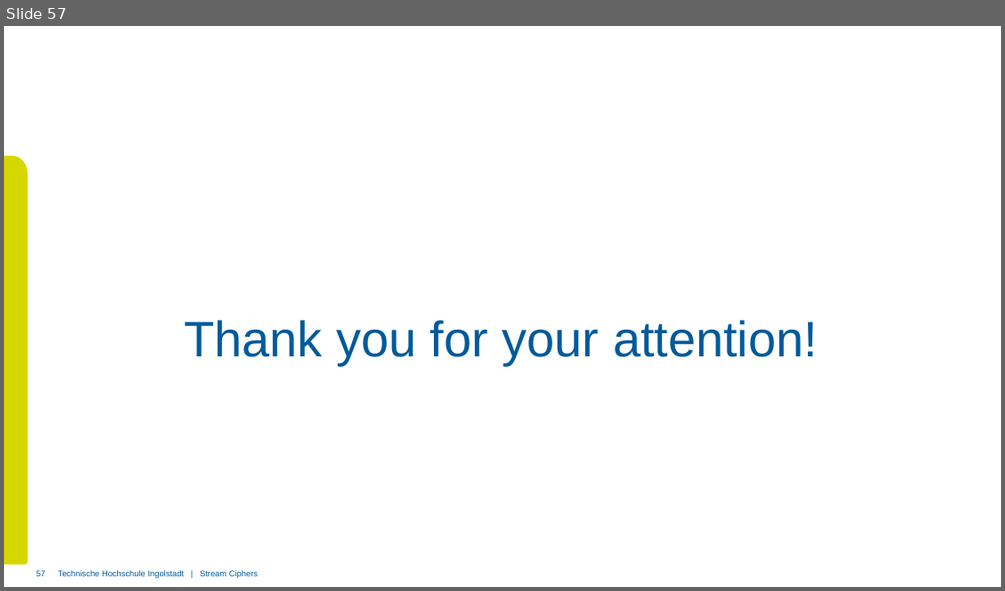
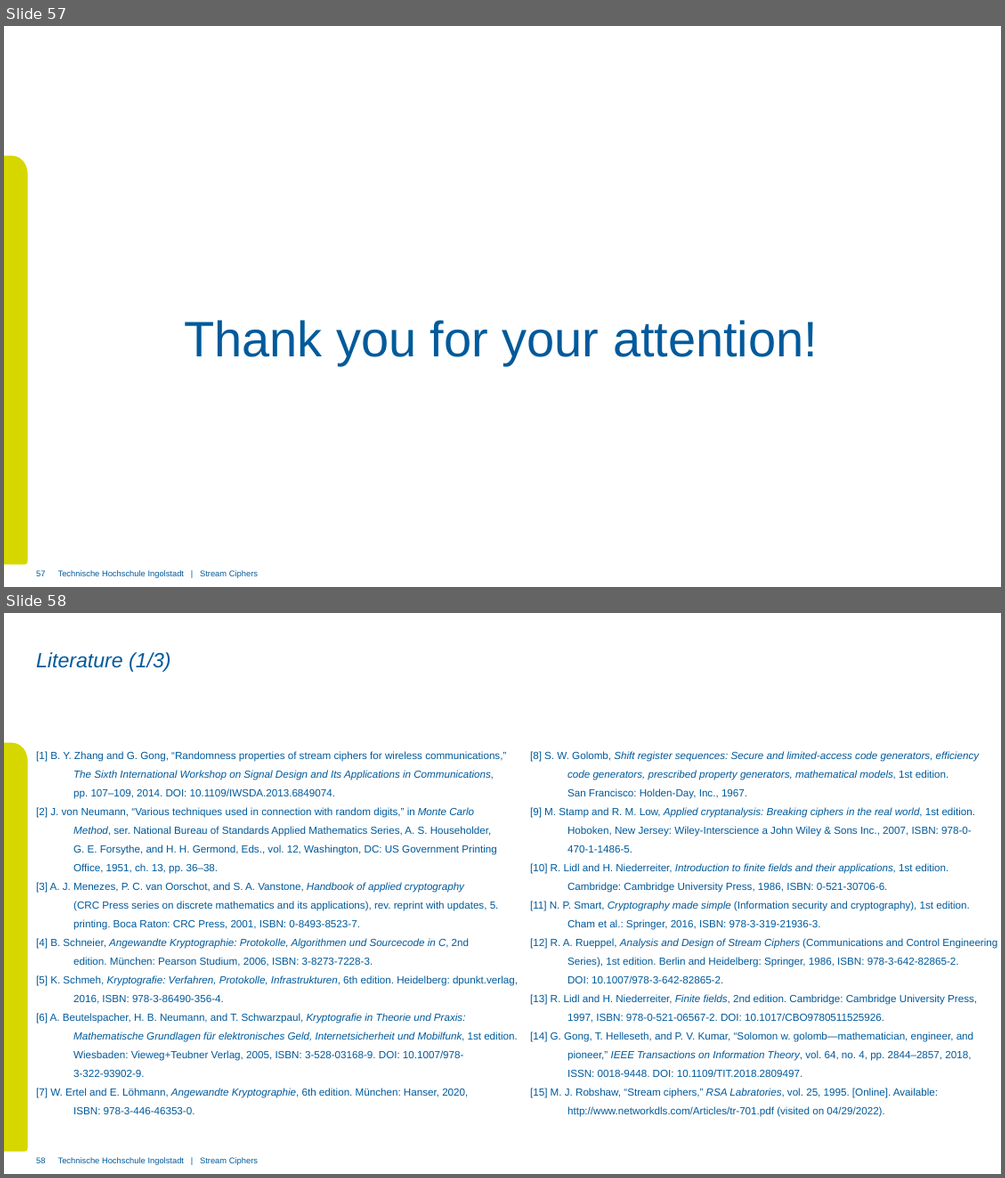
Before and after one commit to xThale/crypto-stream-ciphers, a slide deck: Präsentation/Merged Presentation.pptx. Shown one above the other, each under a label of ours: slide 57 before the commit, slides 57 and 58 after it. The pictures are 1005x591 and 1005x1178 pixels, drawn with LibreOffice and Linux fonts; fonts in the diff are those of the drawing; background and template pictures are left out. Boxes give left, top, right and bottom in pixels: in the first picture for what was removed or moved away, otherwise in the second. Text is boxed around its words. In the diff, an @@ line names an element or a change of style, - is before the commit and + after.

```diff
--- a/Präsentation/Merged Presentation.pptx
+++ b/Präsentation/Merged Presentation.pptx
@@ slide 58 added at (4,613,1001,1174), background #FFFFFF; not listed: 2 template elements that a slide beside it also shows @@
@@ title added at (36,652,170,672), 19.8 pt, text #005A9B, italic @@
+Literature (1/3)
@@ text added at (36,751,518,1114), 10 pt, text #005A9B @@
+[1] B. Y. Zhang and G. Gong, “Randomness properties of stream ciphers for wireless communications,”
+The Sixth International Workshop on Signal Design and Its Applications in Communications,
+pp. 107–109, 2014. DOI: 10.1109/IWSDA.2013.6849074.
+[2] J. von Neumann, “Various techniques used in connection with random digits,” in Monte Carlo
+Method, ser. National Bureau of Standards Applied Mathematics Series, A. S. Householder,
+G. E. Forsythe, and H. H. Germond, Eds., vol. 12, Washington, DC: US Government Printing
+Office, 1951, ch. 13, pp. 36–38.
+[3] A. J. Menezes, P. C. van Oorschot, and S. A. Vanstone, Handbook of applied cryptography
+(CRC Press series on discrete mathematics and its applications), rev. reprint with updates, 5.
+printing. Boca Raton: CRC Press, 2001, ISBN: 0-8493-8523-7.
+[4] B. Schneier, Angewandte Kryptographie: Protokolle, Algorithmen und Sourcecode in C, 2nd
+edition. München: Pearson Studium, 2006, ISBN: 3-8273-7228-3.
+[5] K. Schmeh, Kryptografie: Verfahren, Protokolle, Infrastrukturen, 6th edition. Heidelberg: dpunkt.verlag,
+2016, ISBN: 978-3-86490-356-4.
+[6] A. Beutelspacher, H. B. Neumann, and T. Schwarzpaul, Kryptografie in Theorie und Praxis:
+Mathematische Grundlagen für elektronisches Geld, Internetsicherheit und Mobilfunk, 1st edition.
+Wiesbaden: Vieweg+Teubner Verlag, 2005, ISBN: 3-528-03168-9. DOI: 10.1007/978-
+3-322-93902-9.
+[7] W. Ertel and E. Löhmann, Angewandte Kryptographie, 6th edition. München: Hanser, 2020,
+ISBN: 978-3-446-46353-0.
@@ text added at (530,770,997,1117), 10 pt, text #005A9B @@
+[8] S. W. Golomb, Shift register sequences: Secure and limited-access code generators, efficiency
+code generators, prescribed property generators, mathematical models, 1st edition.
+San Francisco: Holden-Day, Inc., 1967.
+[9] M. Stamp and R. M. Low, Applied cryptanalysis: Breaking ciphers in the real world, 1st edition.
+Hoboken, New Jersey: Wiley-Interscience a John Wiley & Sons Inc., 2007, ISBN: 978-0-
+470-1-1486-5.
+[10] R. Lidl and H. Niederreiter, Introduction to finite fields and their applications, 1st edition.
+Cambridge: Cambridge University Press, 1986, ISBN: 0-521-30706-6.
+[11] N. P. Smart, Cryptography made simple (Information security and cryptography), 1st edition.
+Cham et al.: Springer, 2016, ISBN: 978-3-319-21936-3.
+[12] R. A. Rueppel, Analysis and Design of Stream Ciphers (Communications and Control Engineering
+Series), 1st edition. Berlin and Heidelberg: Springer, 1986, ISBN: 978-3-642-82865-2.
+DOI: 10.1007/978-3-642-82865-2.
+[13] R. Lidl and H. Niederreiter, Finite fields, 2nd edition. Cambridge: Cambridge University Press,
+1997, ISBN: 978-0-521-06567-2. DOI: 10.1017/CBO9780511525926.
+[14] G. Gong, T. Helleseth, and P. V. Kumar, “Solomon w. golomb—mathematician, engineer, and
+pioneer,” IEEE Transactions on Information Theory, vol. 64, no. 4, pp. 2844–2857, 2018,
+ISSN: 0018-9448. DOI: 10.1109/TIT.2018.2809497.
+[15] M. J. Robshaw, “Stream ciphers,” RSA Labratories, vol. 25, 1995. [Online]. Available:
+http://www.networkdls.com/Articles/tr-701.pdf (visited on 04/29/2022).
@@ page number added at (36,1157,45,1165), 8 pt, text #005A9B @@
+58
```
Also in this commit, not shown: 8 slides changed, 2 other slides added, 1 other file.
